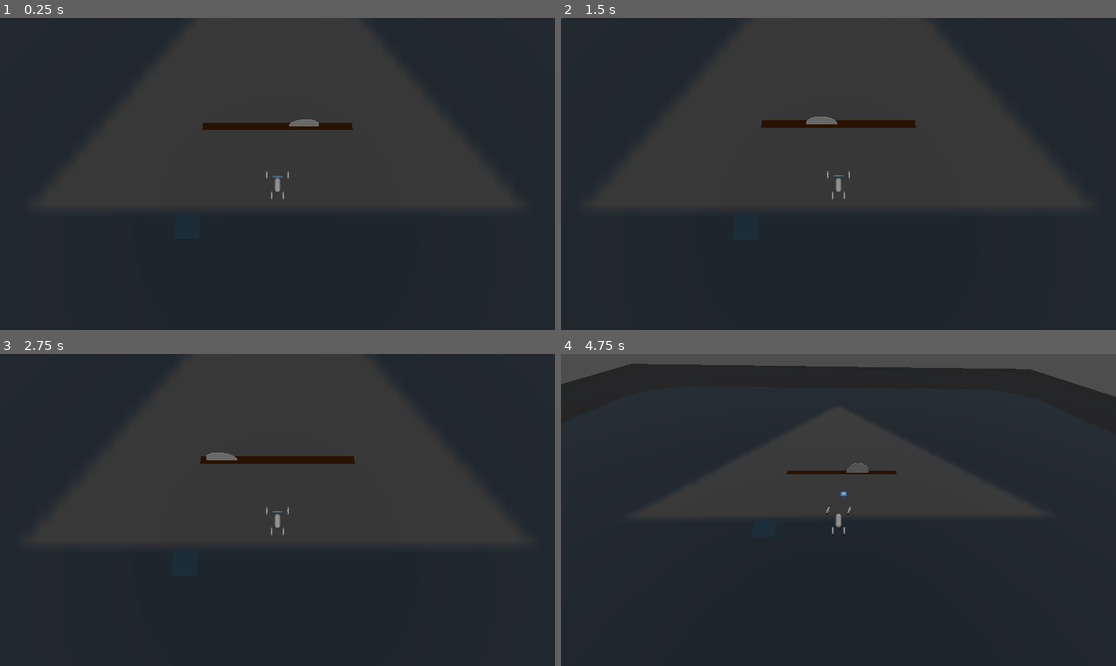
Above: before the commit, frames 1-4 (two rows, left to right).
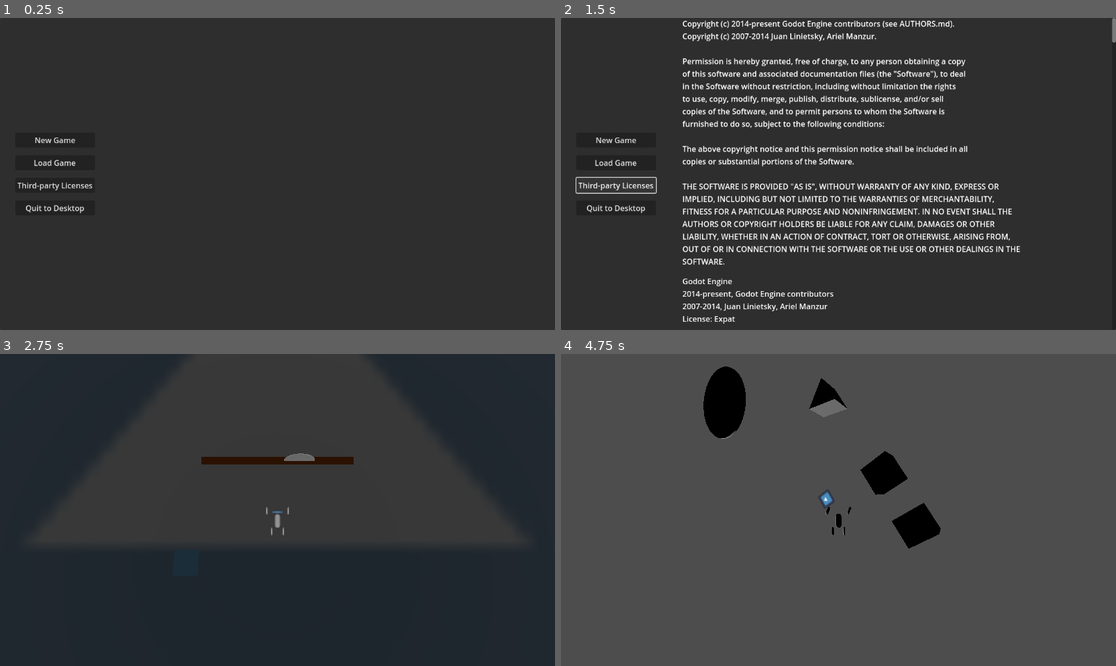
Above: after the commit, the same moments.

Repository: Flying-Hammer754/piratejam16
Game: Godot game, scene res://main_menu.tscn
The game is run twice, just before and just after one commit, with the same random seed, the same clock (stepped at 60 frames per second) and the same inputs. Before the commit the project starts from res://test_web_export.tscn. The engine's default icon, where the game draws it, is replaced by a stand-in: a white triangle on a blue panel in a dark square.
Inputs (mouse positions are in pixels of both pictures, inside the frame that each line leads up to):
- Up to frame 1 (0.25 s): no input
- Up to frame 2 (1.5 s): click (616, 161) at 0.5 s, where only the run after the commit has a clickable "Load Game"; click (616, 186) at 1.25 s, where only the run after the commit has a clickable "Third-party Licenses"
- Up to frame 3 (2.75 s): click (55, 475) at 2 s, where only the run after the commit has a clickable "New Game"
- Up to frame 4 (4.75 s): hold D (player_move_right) 2.78-3.53 s; hold F (player_fall_over) 2.78-3.53 s; tap Space (player_jump) at 3.02, 3.77 s; hold S (player_move_backwards) 3.53-4.28 s; tap F (player_fall_over) at 3.6 s; hold D (player_move_right) from 4.28 s (still down); hold F (player_fall_over) from 4.28 s (still down)

The runs differ from the first frame. In frame 1, 1.1% of the frame differs, in the area x 0-100%, y 0-100%; in frame 2, 11%; in frame 3, 0.3%; in frame 4, 83%, in the area x 0-100%, y 3-100%.

Commit message:
Added minimally-featured main menu

Diff:
--- /dev/null
+++ b/main_menu.gd
@@ -0,0 +1,48 @@
+extends Control
+
+const game_scene = preload("res://test_web_export.tscn")
+
+@onready var new_game_button = $MainMenuPanel/VBoxContainer/NewGameButton
+@onready var load_game_button = $MainMenuPanel/VBoxContainer/LoadGameButton
+@onready var license_button = $MainMenuPanel/VBoxContainer/LicenseButton
+@onready var quit_game_button = $MainMenuPanel/VBoxContainer/QuitGameButton
+@onready var panel = $MainMenuPanel
+@onready var license_panel = $MainMenuPanel/ScrollContainer/VBoxContainer
+
+func _on_new_game_button_pressed() -> void:
+	new_game_button.disabled = true
+	load_game_button.disabled = true
+	license_button.disabled = true
+	quit_game_button.disabled = true
+	panel.visible = false
+	var game = game_scene.instantiate()
+	add_child(game)
+
+func _on_load_game_button_pressed() -> void:
+	pass
+
+func _on_license_button_pressed() -> void:
+	if license_panel.get_child_count() > 0:
+		for child in license_panel.get_children():
+			license_panel.remove_child(child)
+		return
+
+	var godot_license: Label = Label.new()
+	godot_license.text = Engine.get_license_text()
+	license_panel.add_child(godot_license)
+
+
+	for c in Engine.get_copyright_info():
+
+		#print(c["name"])
+		#print(c["parts"][0]["copyright"])
+		var third_party_copyright_info: Label = Label.new()
+		third_party_copyright_info.autowrap_mode = TextServer.AUTOWRAP_WORD
+		third_party_copyright_info.text = third_party_copyright_info.text + c["name"] + '\n'
+		for authors in c["parts"][0]["copyright"]:
+			third_party_copyright_info.text = third_party_copyright_info.text + authors + '\n'
+		third_party_copyright_info.text = third_party_copyright_info.text + "License: " + c["parts"][0]["license"]
+		license_panel.add_child(third_party_copyright_info)
+
+func _on_quit_game_button_pressed() -> void:
+	get_tree().quit()
--- /dev/null
+++ b/main_menu.tscn
@@ -0,0 +1,75 @@
+[gd_scene load_steps=2 format=3 uid="uid://3q07t5q38dgu"]
+
+[ext_resource type="Script" path="res://main_menu.gd" id="1_tndwi"]
+
+[node name="Game" type="Control"]
+layout_mode = 3
+anchors_preset = 15
+anchor_right = 1.0
+anchor_bottom = 1.0
+grow_horizontal = 2
+grow_vertical = 2
+script = ExtResource("1_tndwi")
+
+[node name="MainMenuPanel" type="Panel" parent="."]
+layout_mode = 1
+anchors_preset = 15
+anchor_right = 1.0
+anchor_bottom = 1.0
+grow_horizontal = 2
+grow_vertical = 2
+
+[node name="VBoxContainer" type="VBoxContainer" parent="MainMenuPanel"]
+layout_mode = 1
+anchors_preset = 9
+anchor_bottom = 1.0
+offset_left = 32.0
+offset_right = 162.0
+grow_vertical = 2
+theme_override_constants/separation = 16
+alignment = 1
+
+[node name="NewGameButton" type="Button" parent="MainMenuPanel/VBoxContainer"]
+layout_mode = 2
+focus_neighbor_bottom = NodePath("../LoadGameButton")
+focus_next = NodePath("../LoadGameButton")
+focus_previous = NodePath("../QuitGameButton")
+text = "New Game"
+
+[node name="LoadGameButton" type="Button" parent="MainMenuPanel/VBoxContainer"]
+layout_mode = 2
+focus_neighbor_top = NodePath("../NewGameButton")
+focus_neighbor_bottom = NodePath("../QuitGameButton")
+focus_next = NodePath("../QuitGameButton")
+focus_previous = NodePath("../NewGameButton")
+text = "Load Game"
+
+[node name="LicenseButton" type="Button" parent="MainMenuPanel/VBoxContainer"]
+layout_mode = 2
+text = "Third-party Licenses"
+
+[node name="QuitGameButton" type="Button" parent="MainMenuPanel/VBoxContainer"]
+layout_mode = 2
+focus_neighbor_top = NodePath("../LoadGameButton")
+focus_next = NodePath("../NewGameButton")
+focus_previous = NodePath("../LoadGameButton")
+text = "Quit to Desktop"
+
+[node name="ScrollContainer" type="ScrollContainer" parent="MainMenuPanel"]
+custom_minimum_size = Vector2(900, 0)
+layout_mode = 1
+anchors_preset = 11
+anchor_left = 1.0
+anchor_right = 1.0
+anchor_bottom = 1.0
+grow_horizontal = 0
+grow_vertical = 2
+
+[node name="VBoxContainer" type="VBoxContainer" parent="MainMenuPanel/ScrollContainer"]
+layout_mode = 2
+theme_override_constants/separation = 18
+
+[connection signal="pressed" from="MainMenuPanel/VBoxContainer/NewGameButton" to="." method="_on_new_game_button_pressed"]
+[connection signal="pressed" from="MainMenuPanel/VBoxContainer/LoadGameButton" to="." method="_on_load_game_button_pressed"]
+[connection signal="pressed" from="MainMenuPanel/VBoxContainer/LicenseButton" to="." method="_on_license_button_pressed"]
+[connection signal="pressed" from="MainMenuPanel/VBoxContainer/QuitGameButton" to="." method="_on_quit_game_button_pressed"]
--- a/project.godot
+++ b/project.godot
@@ -11,7 +11,7 @@
 [application]
 
 config/name="pirateJam16"
-run/main_scene="res://test_web_export.tscn"
+run/main_scene="res://main_menu.tscn"
 config/features=PackedStringArray("4.3", "GL Compatibility")
 config/icon="res://icon.svg"
 
